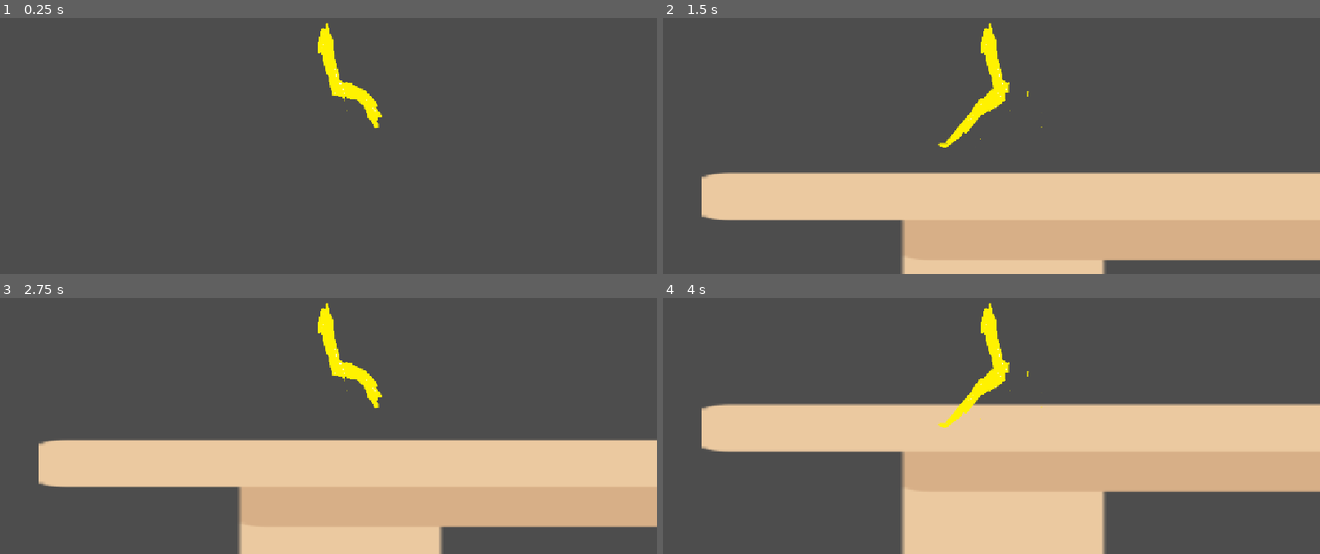
Above: before the commit, frames 1-4 (two rows, left to right).
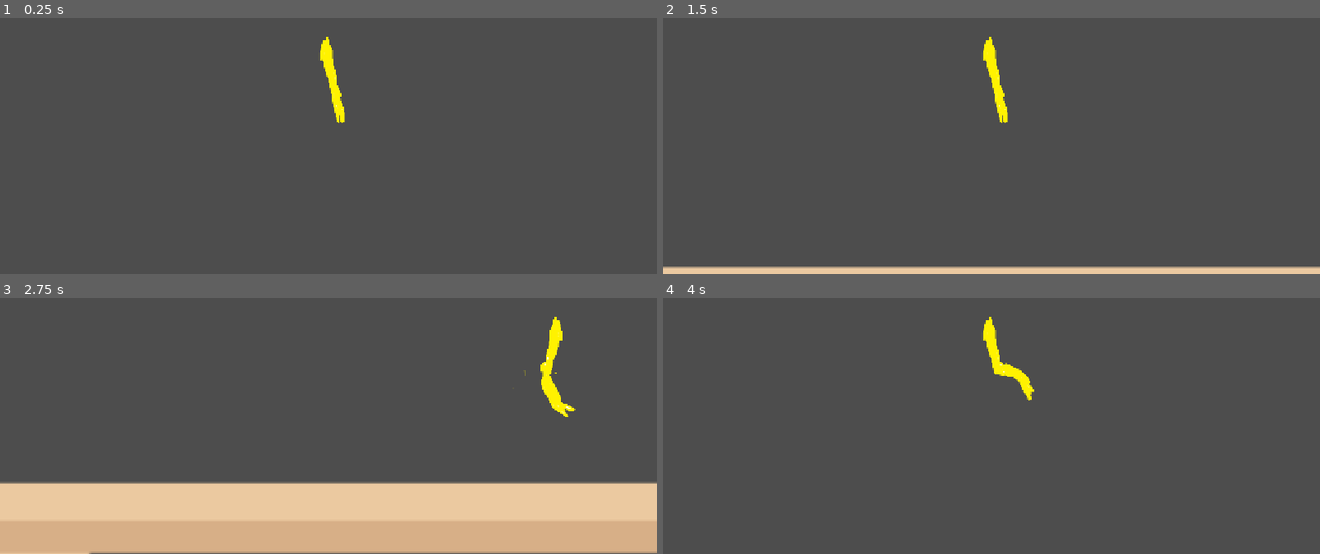
Above: after the commit, the same moments.

Repository: UgandaCodes/Haven-Project
Game: Godot game, scene res://scenes/Game.tscn
The game is run twice, just before and just after one commit, with the same random seed, the same clock (stepped at 60 frames per second) and the same inputs.
Inputs:
- Up to frame 1 (0.25 s): no input
- Up to frame 2 (1.5 s): tap Enter (ui_accept) at 0.5, 0.6 s; hold D (right) from 0.53 s (still down); tap Space (jump, bound only after the commit) at 0.77, 0.8, 1.07, 1.35 s
- Up to frame 3 (2.75 s): tap Space (jump, bound only after the commit) at 1.52, 1.82, 2.3 s; tap Enter (ui_accept) at 1.55, 2.1 s; release D (right) at 2.03 s; hold A (left, bound only after the commit) from 2.03 s (still down)
- Up to frame 4 (4 s): release A (left, bound only after the commit) at 2.78 s; hold D (right) from 2.78 s (still down); tap Enter (ui_accept) at 2.85 s; tap Space (jump, bound only after the commit) at 3.02, 3.32, 3.6, 3.77 s

The runs differ from the first frame. In frame 1, 0.8% of the frame differs, in the area x 48-59%, y 1-44%; in frame 2, 32%; in frame 3, 42%, in the area x 0-100%, y 1-100%; in frame 4, 36%.

Commit message:
Next text

Diff:
--- a/project.godot
+++ b/project.godot
@@ -22,7 +22,7 @@
 
 [input]
 
-Left={
+left={
 "deadzone": 0.2,
 "events": [Object(InputEventKey,"resource_local_to_scene":false,"resource_name":"","device":-1,"window_id":0,"alt_press …(191 unchanged characters)…
 , Object(InputEventKey,"resource_local_to_scene":false,"resource_name":"","device":-1,"window_id":0,"alt_pressed":false …(186 unchanged characters)…
@@ -34,7 +34,7 @@
 , Object(InputEventKey,"resource_local_to_scene":false,"resource_name":"","device":-1,"window_id":0,"alt_pressed":false …(186 unchanged characters)…
 ]
 }
-Jump={
+jump={
 "deadzone": 0.2,
 "events": [Object(InputEventKey,"resource_local_to_scene":false,"resource_name":"","device":-1,"window_id":0,"alt_press …(191 unchanged characters)…
 ]
--- a/scenes/Game.tscn
+++ b/scenes/Game.tscn
@@ -3,10 +3,16 @@
 [ext_resource type="PackedScene" uid="uid://437jfinw5jgg" path="res://scenes/player.tscn" id="1_qbsmt"]
 [ext_resource type="Texture2D" uid="uid://bcqxwyrb851lq" path="res://assets/Table.png" id="6_3xj3m"]
 
+[sub_resource type="RectangleShape2D" id="RectangleShape2D_qbsmt"]
+size = Vector2(120, 231.5)
+
 [sub_resource type="PhysicsMaterial" id="PhysicsMaterial_h45xw"]
 
 [sub_resource type="RectangleShape2D" id="RectangleShape2D_0o143"]
 size = Vector2(560.0369, 370)
+
+[sub_resource type="RectangleShape2D" id="RectangleShape2D_1vc7y"]
+size = Vector2(183, 1909.25)
 
 [node name="Game" type="Node2D" unique_id=746243609]
 
@@ -14,6 +20,16 @@
 
 [node name="AnimatedSprite2D" parent="Player" index="0" unique_id=61520147]
 z_index = 5
+
+[node name="CollisionShape2D" parent="Player" index="1" unique_id=1980010092]
+position = Vector2(-370, -349.75)
+shape = SubResource("RectangleShape2D_qbsmt")
+
+[node name="Camera2D" parent="Player" index="2" unique_id=975387741]
+zoom = Vector2(0.8, 0.8)
+position_smoothing_enabled = false
+drag_horizontal_enabled = false
+drag_vertical_enabled = false
 
 [node name="StaticBody2D" type="StaticBody2D" parent="." unique_id=870457588]
 position = Vector2(330, 405)
@@ -29,4 +45,10 @@
 scale = Vector2(7.61914, 1)
 shape = SubResource("RectangleShape2D_0o143")
 
+[node name="StaticBody2D2" type="StaticBody2D" parent="." unique_id=619698003]
+
+[node name="CollisionShape2D" type="CollisionShape2D" parent="StaticBody2D2" unique_id=1480720261]
+position = Vector2(-989, -587)
+shape = SubResource("RectangleShape2D_1vc7y")
+
 [editable path="Player"]
--- /dev/null
+++ b/scenes/ketchup.tscn
@@ -0,0 +1,5 @@
+[gd_scene format=3 uid="uid://b2cd1uyq7bixf"]
+
+[node name="Ketchup" type="Node2D" unique_id=418550775]
+
+[node name="StaticBody2D" type="StaticBody2D" parent="." unique_id=33143809]
--- a/scenes/player.tscn
+++ b/scenes/player.tscn
@@ -37,7 +37,6 @@
 position = Vector2(-123, -114)
 sprite_frames = SubResource("SpriteFrames_h45xw")
 animation = &"Walk"
-autoplay = "Walk"
 
 [node name="CollisionShape2D" type="CollisionShape2D" parent="." unique_id=1980010092]
 position = Vector2(-358, -338)
@@ -45,3 +44,7 @@
 
 [node name="Camera2D" type="Camera2D" parent="." unique_id=975387741]
 position = Vector2(-370, -317)
+process_callback = 0
+position_smoothing_enabled = true
+drag_horizontal_enabled = true
+drag_vertical_enabled = true
--- a/scripts/Player.gd
+++ b/scripts/Player.gd
@@ -1,7 +1,9 @@
 extends CharacterBody2D
 
-const SPEED = 300.0
-const JUMP_VELOCITY = -400.0
+@onready var animated_sprite = $AnimatedSprite2D
+
+const SPEED = 900.0
+const JUMP_VELOCITY = -900.0
 
 
 func _physics_process(delta: float) -> void:
@@ -10,14 +12,21 @@
 		velocity += get_gravity() * delta
 
 	# Handle jump.
-	if Input.is_action_just_pressed("ui_accept") and is_on_floor():
+	if Input.is_action_just_pressed("jump") and is_on_floor():
 		velocity.y = JUMP_VELOCITY
 	# Get the input direction and handle the movement/deceleration.
 	# As good practice, you should replace UI actions with custom gameplay actions.
-	var direction := Input.get_axis("ui_a", "ui_d")
+	var direction := Input.get_axis("left", "right")
 	if direction:
 		velocity.x = direction * SPEED
+
+		# Flip sprite based on direction (assuming default art faces right)
+		animated_sprite.flip_h = direction < 0
+		animated_sprite.play("Walk")
 	else:
 		velocity.x = move_toward(velocity.x, 0, SPEED)
 
+		# Stop the animation and reset to the first frame when idle
+		animated_sprite.stop()
+		animated_sprite.frame = 0
 	move_and_slide()
Not shown, added: scenes/player.tscn5886372205.tmp
